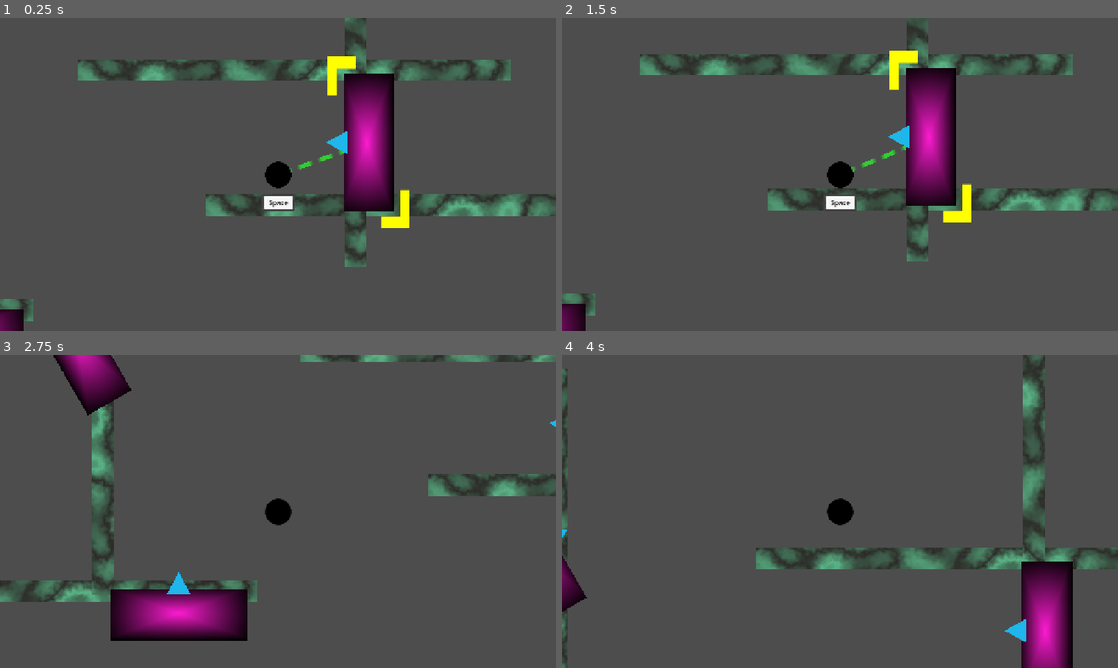
Above: before the commit, frames 1-4 (two rows, left to right).
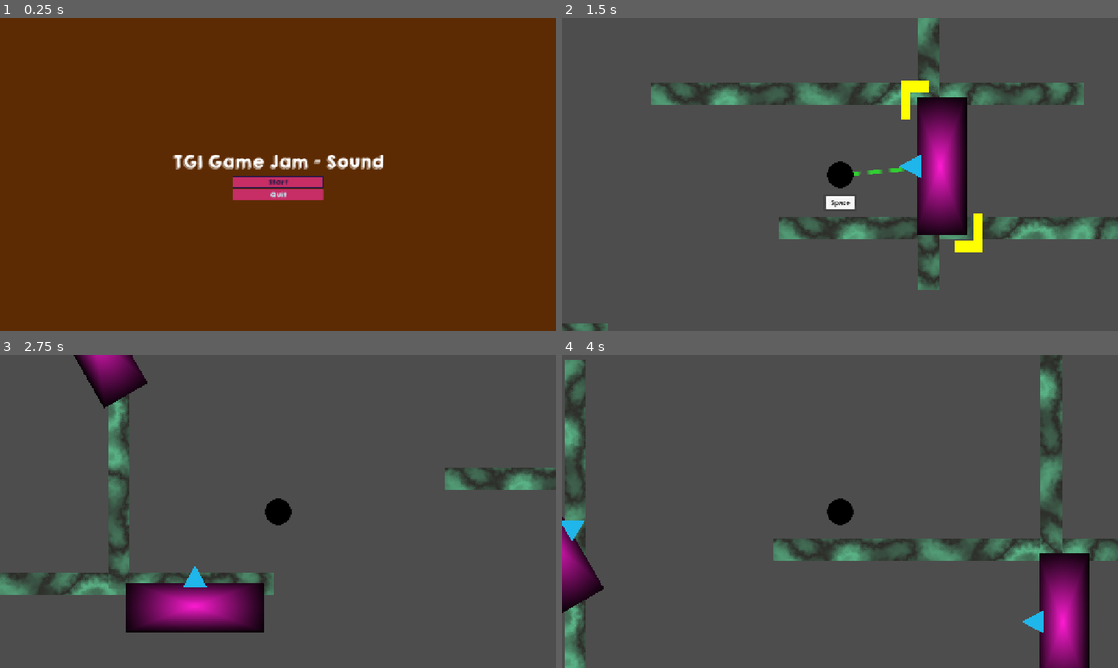
Above: after the commit, the same moments.

Repository: Smijj/GameJam-Sound
Game: Godot game, scene res://LMS/Scenes/Main.tscn
Same seed, same stepped clock (60 frames per second), same inputs: the game is played once before the commit and once after it.
Inputs (mouse positions are in pixels of both pictures, inside the frame that each line leads up to):
- Up to frame 1 (0.25 s): no input
- Up to frame 2 (1.5 s): click (840, 180) at 0.5 s, where only the run after the commit has a clickable "Start"; click (745, 121) at 1.25 s, where only the run after the commit has a clickable "Test Level"
- Up to frame 3 (2.75 s): hold D (Move_Right) from 2.03 s (still down); hold Space (Interact) from 2.03 s (still down)
- Up to frame 4 (4 s): release D (Move_Right) at 2.78 s; release Space (Interact) at 2.78 s; hold A (Move_Left) 2.78-3.53 s; tap Space (Interact) at 2.85 s; hold D (Move_Right) from 3.53 s (still down); hold Space (Interact) from 3.53 s (still down)

The runs differ from the first frame. In frame 1, 100% of the frame differs, in the area x 0-100%, y 0-100%; in frame 2, 18%; in frame 3, 13%; in frame 4, 13%.

Commit message:
+ Moved the code for the StateManager and MenuManager into their own plugins so it will be easier to reuse them + Setup Level Select Buttons to load in level + Setup pause menu to resume and quit back to start

Diff:
--- a/Gd.gameJam-sound/LMS/Scenes/Levels/TestLevel.tscn
+++ b/Gd.gameJam-sound/LMS/Scenes/Levels/TestLevel.tscn
@@ -1,6 +1,7 @@
-[gd_scene load_steps=6 format=3 uid="uid://cyqwxtf2ohkmk"]
+[gd_scene load_steps=7 format=3 uid="uid://cyqwxtf2ohkmk"]
 
 [ext_resource type="PackedScene" uid="uid://du1tamw661e12" path="res://LMS/Prefabs/Speaker.tscn" id="1_an2dp"]
+[ext_resource type="Script" uid="uid://cfs86r5dqbv2m" path="res://LMS/Scripts/LevelCtrl.gd" id="1_ri1re"]
 
 [sub_resource type="RectangleShape2D" id="RectangleShape2D_2idcr"]
 size = Vector2(996, 48)
@@ -24,7 +25,12 @@
 color_ramp = SubResource("Gradient_nkohr")
 noise = SubResource("FastNoiseLite_iaf3o")
 
-[node name="TestLevel" type="Node2D"]
+[node name="TestLevel" type="Node2D" node_paths=PackedStringArray("_StartPosition")]
+script = ExtResource("1_ri1re")
+_StartPosition = NodePath("StartPoint")
+
+[node name="StartPoint" type="Marker2D" parent="."]
+position = Vector2(-26, -41)
 
 [node name="Speaker" parent="." instance=ExtResource("1_an2dp")]
 position = Vector2(208, -46)
--- a/Gd.gameJam-sound/LMS/Scenes/Main.tscn
+++ b/Gd.gameJam-sound/LMS/Scenes/Main.tscn
@@ -1,12 +1,3 @@
-[gd_scene load_steps=3 format=3 uid="uid://blpmrdubuxgy7"]
-
-[ext_resource type="PackedScene" uid="uid://dr8uswi7jck1a" path="res://LMS/Prefabs/Player.tscn" id="1_67c5i"]
-[ext_resource type="PackedScene" uid="uid://cyqwxtf2ohkmk" path="res://LMS/Scenes/Levels/TestLevel.tscn" id="2_nkohr"]
+[gd_scene format=3 uid="uid://blpmrdubuxgy7"]
 
 [node name="Main" type="Node2D"]
-
-[node name="Player" parent="." instance=ExtResource("1_67c5i")]
-_TorqueImpluse = 8000.0
-_Torque = 10000.0
-
-[node name="TestLevel" parent="." instance=ExtResource("2_nkohr")]
--- a/Gd.gameJam-sound/LMS/Scenes/Menus/LevelSelectMenu.tscn
+++ b/Gd.gameJam-sound/LMS/Scenes/Menus/LevelSelectMenu.tscn
@@ -1,8 +1,9 @@
-[gd_scene load_steps=4 format=3 uid="uid://c1fxs4gs6awk0"]
+[gd_scene load_steps=5 format=3 uid="uid://c1fxs4gs6awk0"]
 
 [ext_resource type="Script" uid="uid://232bwhdwsoge" path="res://LMS/Scripts/Menu_Scripts/LevelSelectMenu.gd" id="1_vddk7"]
 [ext_resource type="Resource" uid="uid://bgvni076i7rp6" path="res://Resources/LevelsResource.tres" id="2_8ym0m"]
 [ext_resource type="PackedScene" uid="uid://drvmigr8dig0n" path="res://LMS/Prefabs/UI/LevelInteractable.tscn" id="3_nr8ww"]
+[ext_resource type="Script" uid="uid://wsh3jb8yg5y8" path="res://Addons/menumanager/Scripts/BtnBack.gd" id="4_mllqk"]
 
 [node name="LevelSelectMenu" type="CanvasLayer" node_paths=PackedStringArray("_LevelInteractablesContainer")]
 process_mode = 3
@@ -65,6 +66,7 @@
 layout_mode = 2
 size_flags_horizontal = 3
 text = "Back"
+script = ExtResource("4_mllqk")
 
 [node name="Spacer2" type="Control" parent="PanelContainer/HBoxContainer/VBoxContainer/HBoxContainer"]
 layout_mode = 2
--- /dev/null
+++ b/Gd.gameJam-sound/LMS/Scripts/LevelCtrl.gd
@@ -0,0 +1,15 @@
+class_name LevelCtrl
+extends Node2D
+
+@export var _StartPosition:Marker2D = null
+
+var _PlayerInstance: PlayerCtrl = null
+
+func _ready() -> void:
+	if !_StartPosition: _StartPosition = $"./StartPoint"
+	_PlayerInstance = GameManager.GetPlayerInstance()
+	if _PlayerInstance:
+		add_child(_PlayerInstance)
+		_PlayerInstance.global_position = _StartPosition.global_position
+
+	StateManager.GameState = StateManager.States.GAMEPLAY
--- a/Gd.gameJam-sound/LMS/Scripts/Managers/GameManager.gd
+++ b/Gd.gameJam-sound/LMS/Scripts/Managers/GameManager.gd
@@ -1,5 +1,46 @@
 extends Node
 
+@export var _PlayerPrefab: PackedScene = preload("res://LMS/Prefabs/Player.tscn")
 
-#func _ready() -> void:
-	#MenuManager.OpenMenu("Start")
+var _CurrentLevel: LevelCtrl = null
+var Paused: bool = false :
+	set (value):
+		print(value)
+		if value == true && !StateManager.IsGameplay(): return
+		get_tree().paused = value
+		Paused = value
+		if value:
+			MenuManager.OpenMenu("Pause")
+		else:
+			MenuManager.CloseMenus()
+	get: return Paused
+
+func _init() -> void:
+	process_mode = Node.PROCESS_MODE_ALWAYS
+
+func _ready() -> void:
+	MenuManager.OpenMenu("Start")
+
+func _input(event: InputEvent) -> void:
+	if event.is_action_pressed("Pause"):
+		Paused = !Paused
+
+func GetPlayerInstance() -> PlayerCtrl:
+	if !_PlayerPrefab: return null
+	var instantiatedPlayer: PlayerCtrl = _PlayerPrefab.instantiate() as PlayerCtrl
+	if !instantiatedPlayer: return null
+	return instantiatedPlayer
+
+func LoadLevel(levelData: LevelData) -> void:
+	if !levelData || !levelData.PackedLevel: return
+
+	if _CurrentLevel: _CurrentLevel.free()
+	_CurrentLevel = levelData.PackedLevel.instantiate() as LevelCtrl
+	add_child(_CurrentLevel)
+
+	MenuManager.CloseMenus(false)
+
+func QuitLevel() -> void:
+	if _CurrentLevel:
+		_CurrentLevel.queue_free()
+	MenuManager.OpenMenu("Start")
--- a/Gd.gameJam-sound/LMS/Scripts/Menu_Scripts/LevelSelectMenu.gd
+++ b/Gd.gameJam-sound/LMS/Scripts/Menu_Scripts/LevelSelectMenu.gd
@@ -23,7 +23,7 @@
 	_LevelInteractablesContainer.add_child(levelInteractable)
 
 	levelInteractable.button.text = levelData.LevelName
-	#levelInteractable.button.pressed.connect(func(): GameManager.StartLevel(levelData))
+	levelInteractable.button.pressed.connect(func(): GameManager.LoadLevel(levelData))
 
 	if levelData.PersonalCompleteTime != -1:
 		levelInteractable.label.text = "Best Time: " + str(levelData.PersonalCompleteTime as int) + "s"
--- a/Gd.gameJam-sound/LMS/Scripts/PlayerCtrl.gd
+++ b/Gd.gameJam-sound/LMS/Scripts/PlayerCtrl.gd
@@ -1,3 +1,4 @@
+class_name PlayerCtrl
 extends RigidBody2D
 
 @export var _TorqueImpluse: float = 4000
--- a/Gd.gameJam-sound/LMS/Scripts/SpeakerCtrl.gd
+++ b/Gd.gameJam-sound/LMS/Scripts/SpeakerCtrl.gd
@@ -33,8 +33,7 @@
 
 func _input(event: InputEvent) -> void:
 	if _CurrentPlayer && event.is_action_pressed("Interact"):
-		_CurrentPlayer.linear_velocity = Vector2.ZERO
-		_CurrentPlayer.apply_impulse(transform.basis_xform(Vector2.UP) * _SpeakerStrength)
+		_PushPlayer()
 
 func OnBodyEnteredArea(body: Node2D) -> void:
 	if body.is_in_group("Player"):
@@ -56,6 +55,10 @@
 
 #region Private
 
+func _PushPlayer() -> void:
+	_CurrentPlayer.linear_velocity = Vector2.ZERO
+	_CurrentPlayer.apply_impulse(transform.basis_xform(Vector2.UP) * _SpeakerStrength)
+
 func _DrawLineIndicatorToTarget(target: Vector2) -> void:
 	if _LineIndicator.visible == false:
 		_LineIndicator.visible = true
--- a/Gd.gameJam-sound/Resources/LevelsResource.tres
+++ b/Gd.gameJam-sound/Resources/LevelsResource.tres
@@ -2,7 +2,7 @@
 
 [ext_resource type="Script" uid="uid://rfm1a3uatox8" path="res://LMS/Scripts/Resource_Scripts/LevelDataResource.gd" id="1_e8eg2"]
 [ext_resource type="Resource" uid="uid://qpo4s400hgl4" path="res://Resources/LevelData/TestLevel.tres" id="2_45qv4"]
-[ext_resource type="Script" uid="uid://cgg1d75r0ukjs" path="res://LMS/Scripts/Resource_Scripts/LevelScenesResource.gd" id="2_uds5b"]
+[ext_resource type="Script" uid="uid://cgg1d75r0ukjs" path="res://LMS/Scripts/Resource_Scripts/LevelsResource.gd" id="2_uds5b"]
 
 [resource]
 script = ExtResource("2_uds5b")
--- a/Gd.gameJam-sound/Resources/MenusResource.tres
+++ /dev/null
@@ -1,13 +0,0 @@
-[gd_resource type="Resource" script_class="MenusResource" load_steps=4 format=3 uid="uid://c8a4km21ysd1l"]
-
-[ext_resource type="PackedScene" uid="uid://g6r5rxpgx4d7" path="res://LMS/Scenes/Menus/StartMenu.tscn" id="1_skfkk"]
-[ext_resource type="Script" uid="uid://bajbpu76262wp" path="res://LMS/Scripts/Resource_Scripts/MenuScenesResource.gd" id="1_umyfp"]
-[ext_resource type="PackedScene" uid="uid://c1fxs4gs6awk0" path="res://LMS/Scenes/Menus/LevelSelectMenu.tscn" id="2_71qdk"]
-
-[resource]
-script = ExtResource("1_umyfp")
-Scenes = Dictionary[String, PackedScene]({
-"LevelSelect": ExtResource("2_71qdk"),
-"Start": ExtResource("1_skfkk")
-})
-metadata/_custom_type_script = "uid://bajbpu76262wp"
--- a/Gd.gameJam-sound/project.godot
+++ b/Gd.gameJam-sound/project.godot
@@ -17,11 +17,11 @@
 
 [autoload]
 
-StateManager="*res://LMS/Scripts/Managers/StateManager.gd"
-MenuManager="*res://LMS/Scripts/Managers/MenuManager.gd"
+StateManager="*res://Addons/statemanager/Scripts/StateManager.gd"
 AudioHandler="*res://LMS/Scripts/Managers/AudioHandler.gd"
 SignalBus="*res://LMS/Scripts/Managers/SignalBus.gd"
 GameManager="*res://LMS/Scripts/Managers/GameManager.gd"
+MenuManager="*res://Addons/menumanager/Scripts/MenuManager.gd"
 
 [display]
 
@@ -29,6 +29,10 @@
 window/size/viewport_height=720
 window/stretch/mode="canvas_items"
 window/stretch/aspect="expand"
+
+[editor_plugins]
+
+enabled=PackedStringArray("res://addons/menumanager/plugin.cfg", "res://addons/statemanager/plugin.cfg")
 
 [file_customization]
 
@@ -68,6 +72,13 @@
 , Object(InputEventJoypadButton,"resource_local_to_scene":false,"resource_name":"","device":-1,"button_index":0,"pressure":0.0,"pressed":false,"script":null)
 ]
 }
+Pause={
+"deadzone": 0.2,
+"events": [Object(InputEventKey,"resource_local_to_scene":false,"resource_name":"","device":-1,"window_id":0,"alt_pressed":false,"shift_pressed":false,"ctrl_pressed":false,"meta_pressed":false,"pressed":false,"keycode":0,"physical_keycode":4194305,"key_label":0,"unicode":0,"location":0,"echo":false,"script":null)
+, Object(InputEventKey,"resource_local_to_scene":false,"resource_name":"","device":-1,"window_id":0,"alt_pressed":false,"shift_pressed":false,"ctrl_pressed":false,"meta_pressed":false,"pressed":false,"keycode":0,"physical_keycode":80,"key_label":0,"unicode":112,"location":0,"echo":false,"script":null)
+, Object(InputEventJoypadButton,"resource_local_to_scene":false,"resource_name":"","device":-1,"button_index":6,"pressure":0.0,"pressed":false,"script":null)
+]
+}
 
 [layer_names]
 
Not shown, added: Gd.gameJam-sound/Addons/menumanager/MenuManagerPlugin.gd
Not shown, added: Gd.gameJam-sound/Addons/menumanager/MenuManagerPlugin.gd.uid
Not shown, added: Gd.gameJam-sound/Addons/menumanager/MenusResource.tres
Not shown, changed: Gd.gameJam-sound/Addons/menumanager/Scenes/PauseMenu.tscn
Not shown, changed: Gd.gameJam-sound/Addons/menumanager/Scenes/StartMenu.tscn
Not shown, added: Gd.gameJam-sound/Addons/menumanager/Scripts/BtnBack.gd
Not shown, added: Gd.gameJam-sound/Addons/menumanager/Scripts/BtnBack.gd.uid
Not shown, added: Gd.gameJam-sound/Addons/menumanager/Scripts/BtnOpenMenu.gd
Not shown, added: Gd.gameJam-sound/Addons/menumanager/Scripts/BtnOpenMenu.gd.uid
Not shown, changed: Gd.gameJam-sound/Addons/menumanager/Scripts/BtnQuit.gd
Renamed: Gd.gameJam-sound/LMS/Scripts/Menu_Scripts/BtnQuit.gd.uid -> Gd.gameJam-sound/Addons/menumanager/Scripts/BtnQuit.gd.uid
Not shown, changed: Gd.gameJam-sound/Addons/menumanager/Scripts/FocusButton.gd
(and 14 more such lines)
